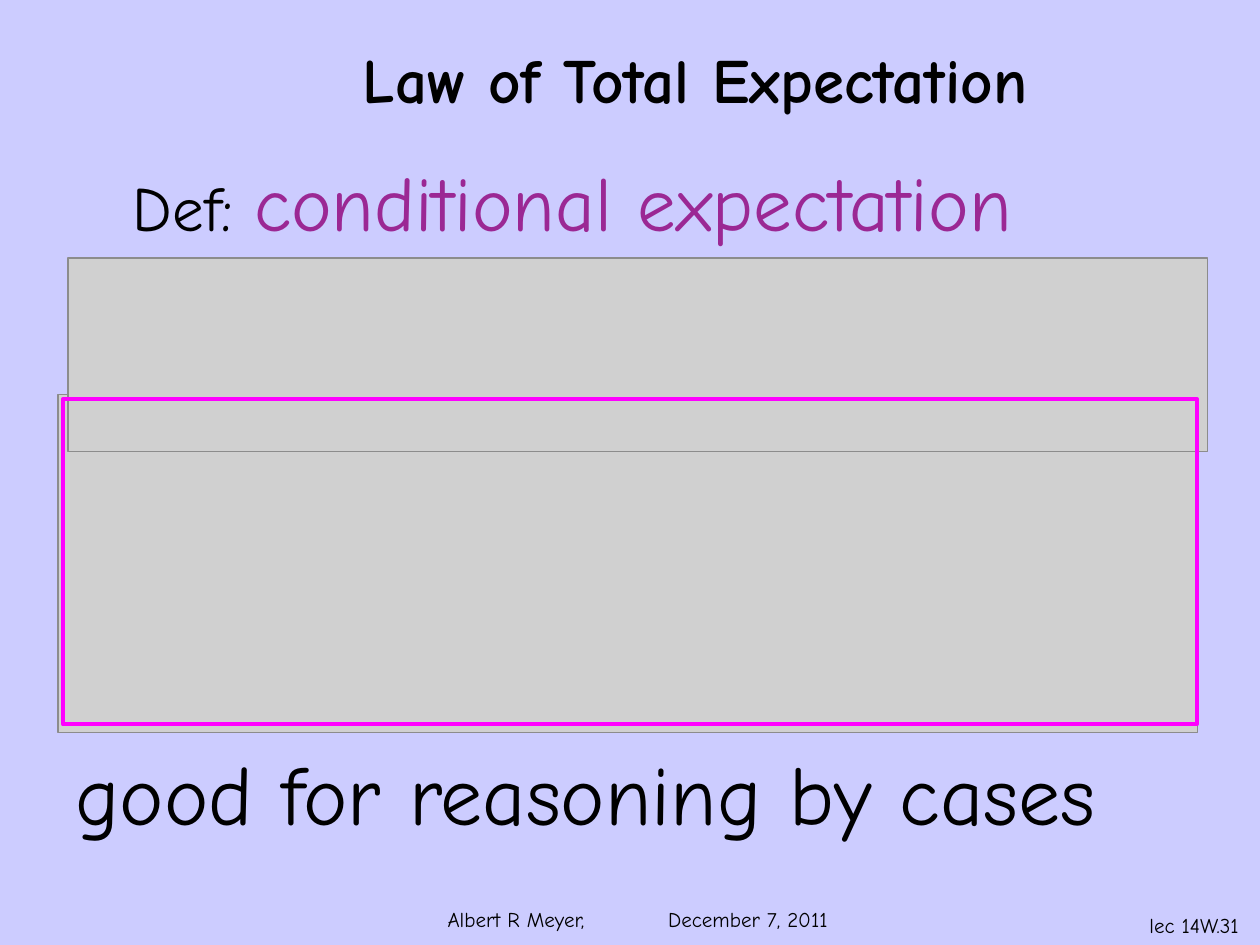
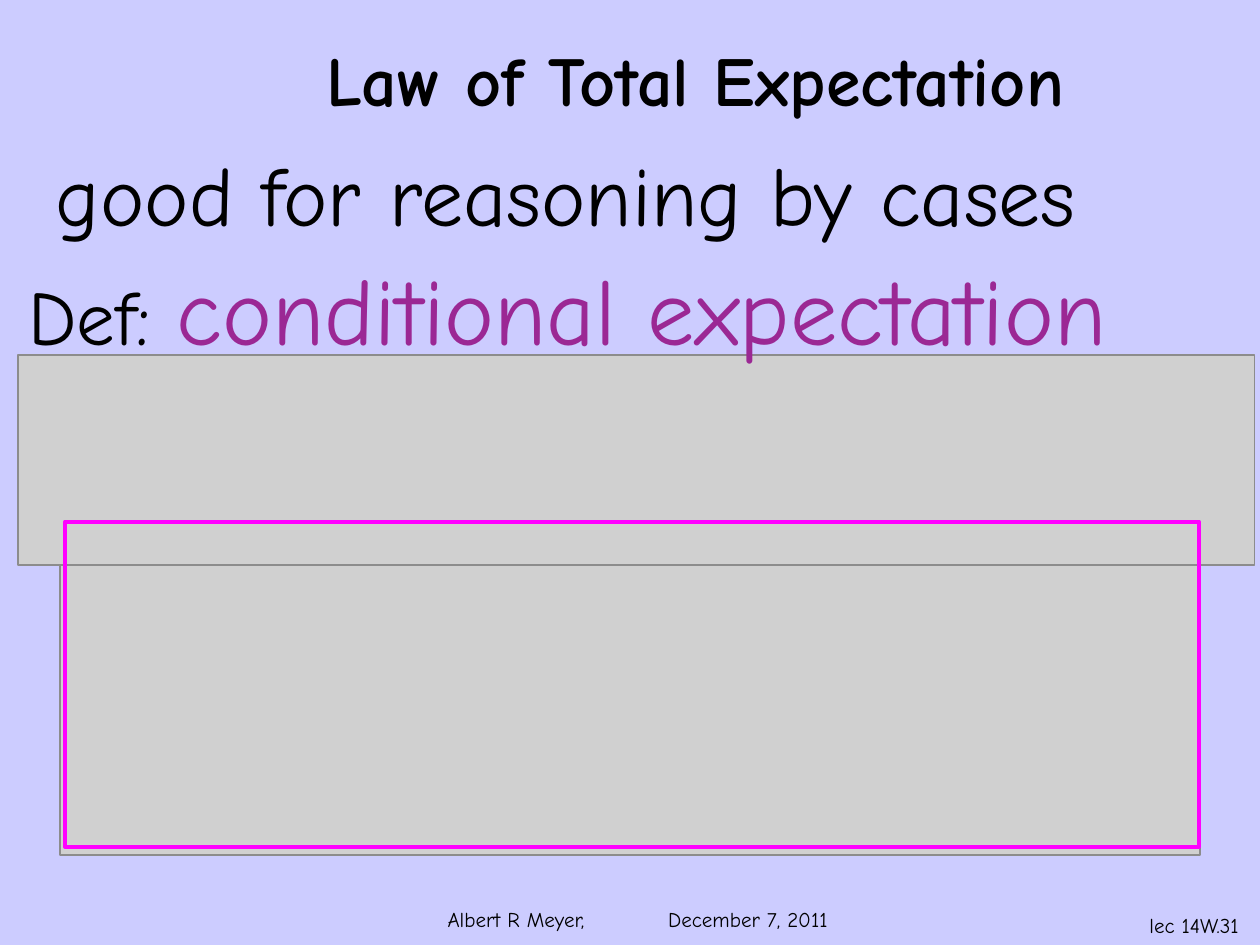
Before and after one commit to armeyer/mcs_web, a slide deck: slide 31 of fall11/slidesF11/slides14w.pptx. Drawn at 1260x945 pixels with LibreOffice and Linux fonts; fonts in the diff are those of the drawing; grey boxes stand for pictures; background and template pictures are left out. Boxes give left, top, right and bottom in pixels: in the first picture for what was removed or moved away, otherwise in the second. Text is boxed around its words. In the diff, an @@ line names an element or a change of style, - is before the commit and + after.

Commit message:
slides14w

```diff
--- a/fall11/slidesF11/slides14w.pptx
+++ b/fall11/slidesF11/slides14w.pptx
@@ title "Law of Total Expectation" at (326,58,1064,119): size 36 to 40 pt @@
@@ text "good for reasoning by cases": place and size @@
-text "good for reasoning by cases" at (75,767,1096,842)
+text "good for reasoning by cases" at (56,168,1076,243)
@@ text "Def: conditional expectation": place and size @@
-text "Def: conditional expectation" at (133,178,1012,246)
+text "Def: conditional expectation" at (28,280,1107,375)
@@ text "Def: conditional expectation" at (28,280,1107,375): size 36 to 44 pt in "Def:"; size 44 to 54 pt in "conditional expectation" @@
@@ picture removed at (68,258,1207,452) @@
@@ picture added at (18,355,1254,566) @@
@@ picture removed at (58,394,1198,732) @@
@@ picture added at (60,518,1201,856) @@
@@ rectangle: place and size @@
-rectangle at (63,399,1197,724)
+rectangle at (66,522,1200,847)
```
Also in this commit, not shown: 16 other slides changed, 1 slide added, 1 other file.
